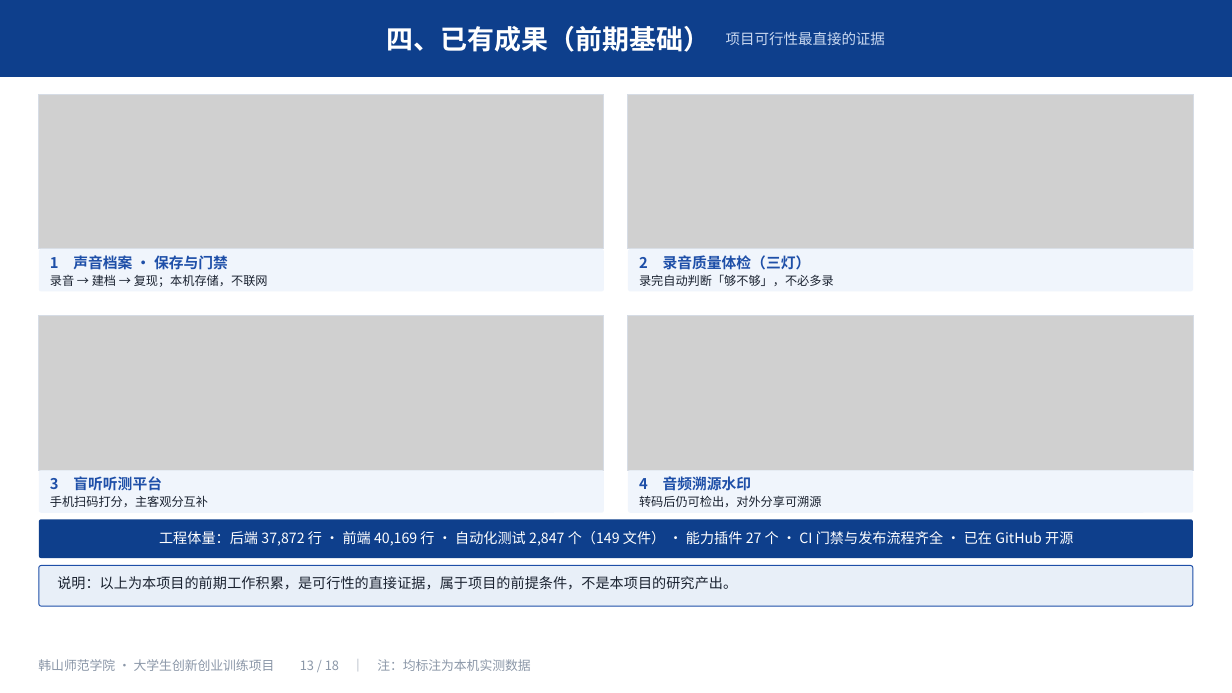
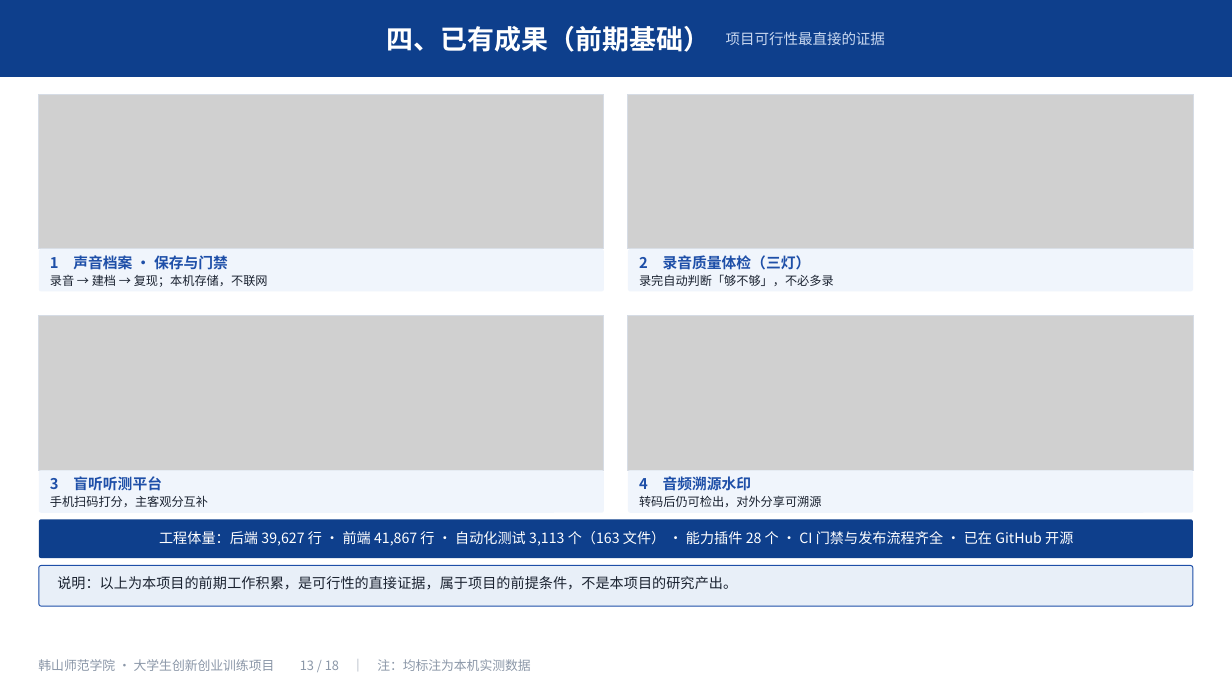
Before and after one commit to mouxu66/voice-morph, a slide deck: slide 14 of docs/大创申报-2026-10/大创申报PPT.pptx. Drawn at 1232x693 pixels with LibreOffice and Linux fonts; fonts in the diff are those of the drawing; grey boxes stand for pictures. Boxes give left, top, right and bottom in pixels: in the first picture for what was removed or moved away, otherwise in the second. Text is boxed around its words. In the diff, an @@ line names an element or a change of style, - is before the commit and + after.

Commit message:
docs(dachuang): 工程体量数字全量实测同步 —— 10/5 后 19 个提交致申报材料数字漂移
- 实测口径不变（m2_server 排 tests/ + web/src + pytest/vitest collect）：
  后端 37,872→39,627、前端 40,169→41,867、用例 2,847→3,113（2,652+461）、
  文件 149→163、插件 27→28、路由 36/219→39/226
- 模块级：评测引擎 1559+99→1,573+102、声音保存 1,187+404/112→1,215+404/115、
  盲听前端 350→746（听测页重写）、水印 458/27→552/31、录课 393/21→554+300/52
- "99 个新增用例"口径无出处 → 改为"用例数见上表"（指向 §4.1(2) 各模块实测数）
- 三份文件（md/docx/pptx）交叉一致性检查通过，旧数字零残留；
  运行时口径（p50 300ms/2,017 日志/91 句 RTF 0.53/16 样本）为历史实测，不变
- 新增 tools/dachuang_numbers_sync.py：数字同步 + 全部命中断言

```diff
--- a/docs/大创申报-2026-10/大创申报PPT.pptx
+++ b/docs/大创申报-2026-10/大创申报PPT.pptx
@@ text at box(159, 531, 1073, 546): text changed @@
-工程体量：后端 37,872 行 · 前端 40,169 行 · 自动化测试 2,847 个（149 文件） · 能力插件 27 个 · CI 门禁与发布流程齐全 · 已在 GitHub 开源
+工程体量：后端 39,627 行 · 前端 41,867 行 · 自动化测试 3,113 个（163 文件） · 能力插件 28 个 · CI 门禁与发布流程齐全 · 已在 GitHub 开源
```
Also in this commit, not shown: 2 other slides changed, 3 other files.
